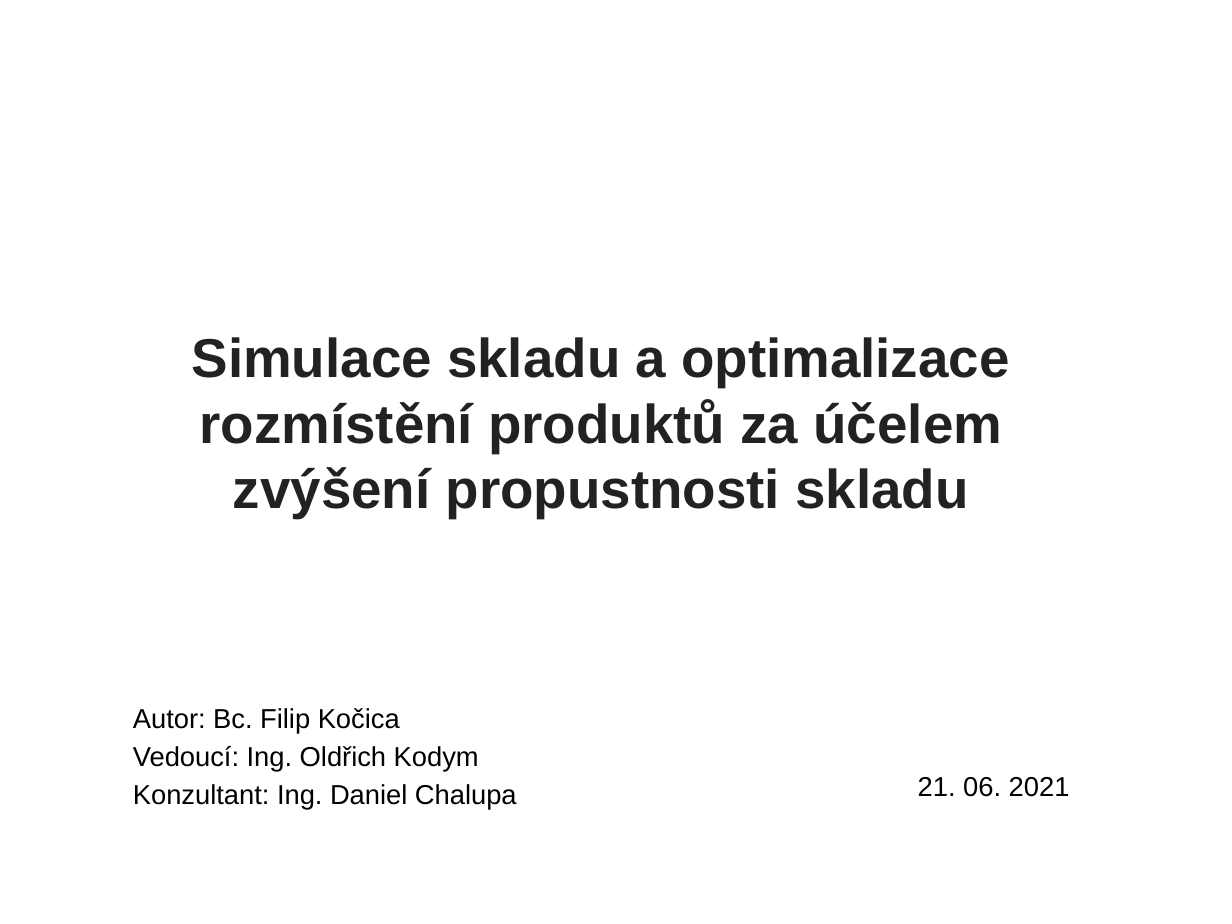
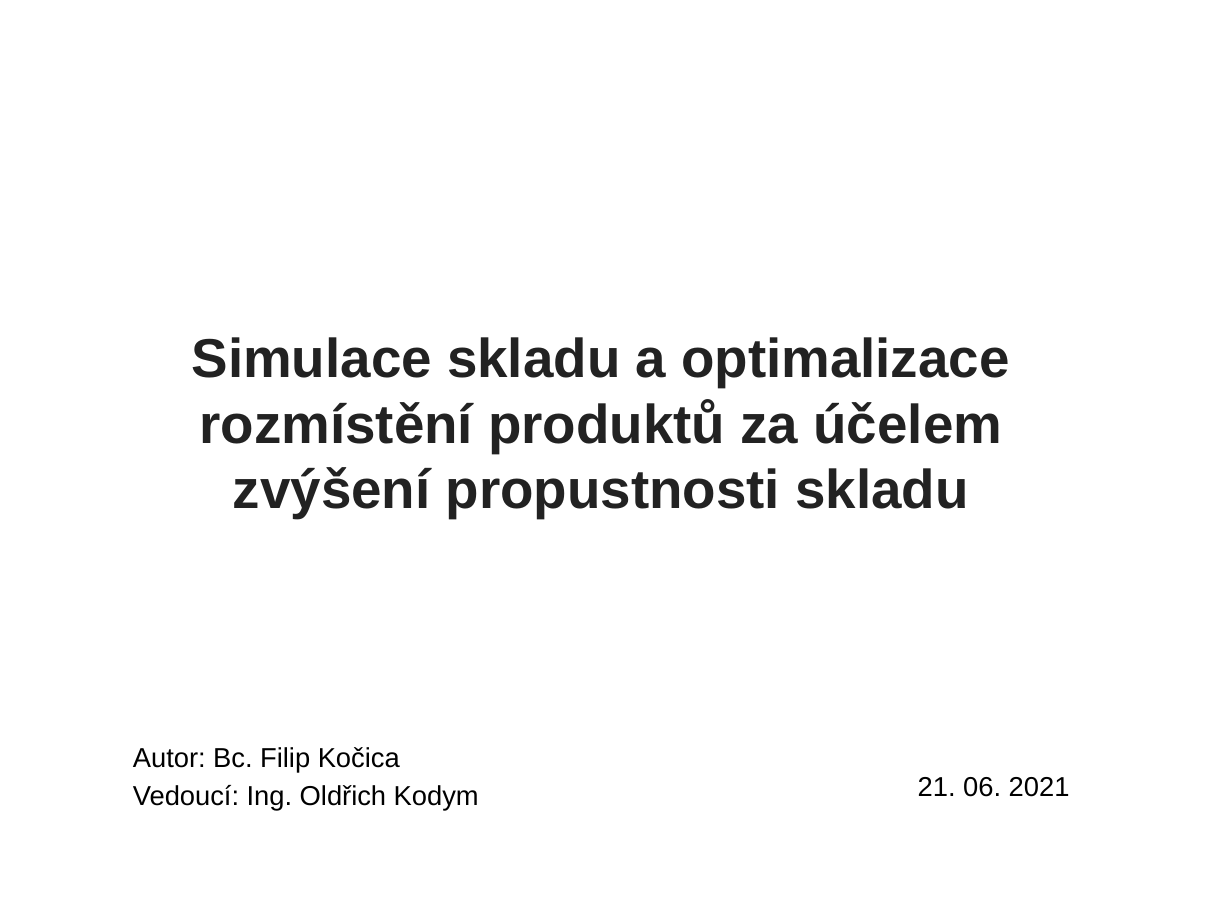
Before and after one commit to kocica/warehouse-manager, a slide deck: slide 1 of doc/xkocic01.pptx. Drawn at 1232x924 pixels with LibreOffice and Linux fonts; fonts in the diff are those of the drawing; background and template pictures are left out. Boxes give left, top, right and bottom in pixels: in the first picture for what was removed or moved away, otherwise in the second. Text is boxed around its words. In the diff, an @@ line names an element or a change of style, - is before the commit and + after.

```diff
--- a/doc/xkocic01.pptx
+++ b/doc/xkocic01.pptx
@@ text "Autor: Bc. Filip Kočica": place and size @@
-text "Autor: Bc. Filip Kočica" at bbox=[133, 708, 517, 810]
+text "Autor: Bc. Filip Kočica" at bbox=[133, 747, 479, 811]
@@ text at bbox=[133, 784, 517, 810]: paragraph removed @@
-Konzultant: Ing. Daniel Chalupa
```
Also in this commit, not shown: 2 other slides changed, 3 slides added, 1 other file.
